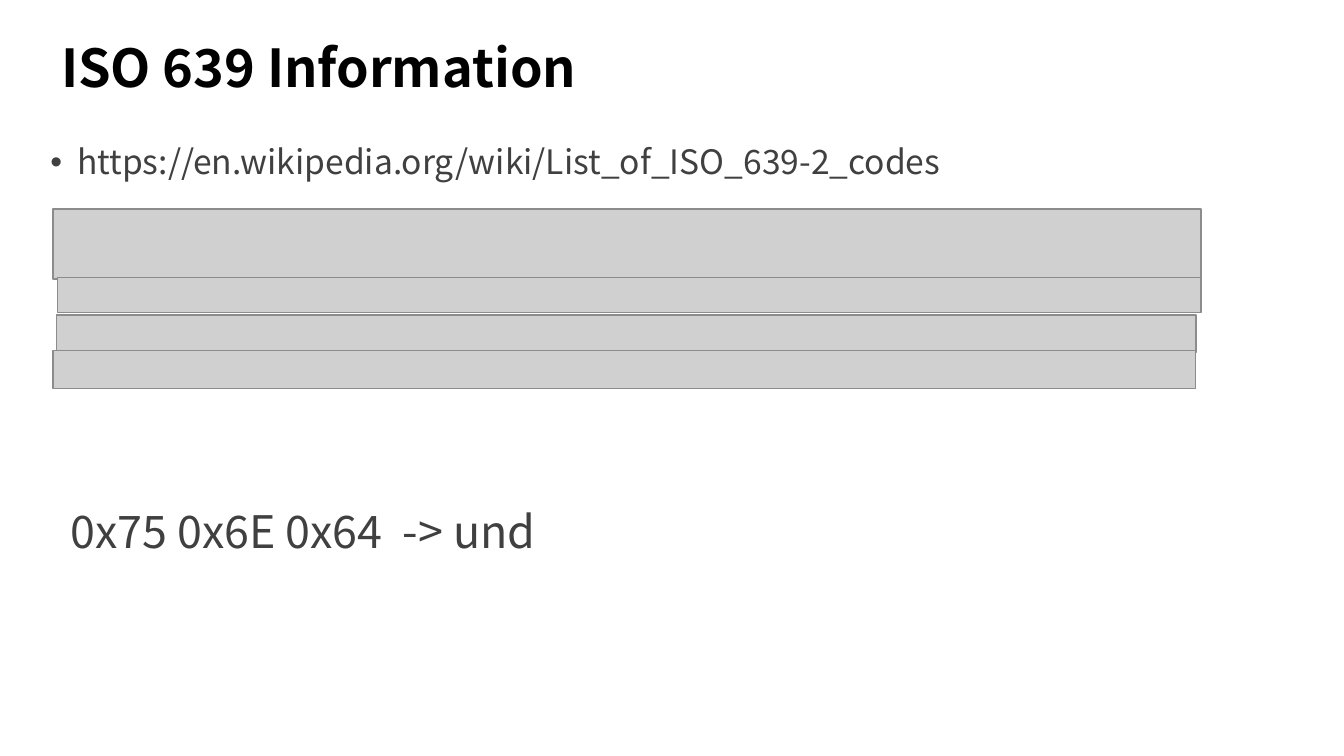
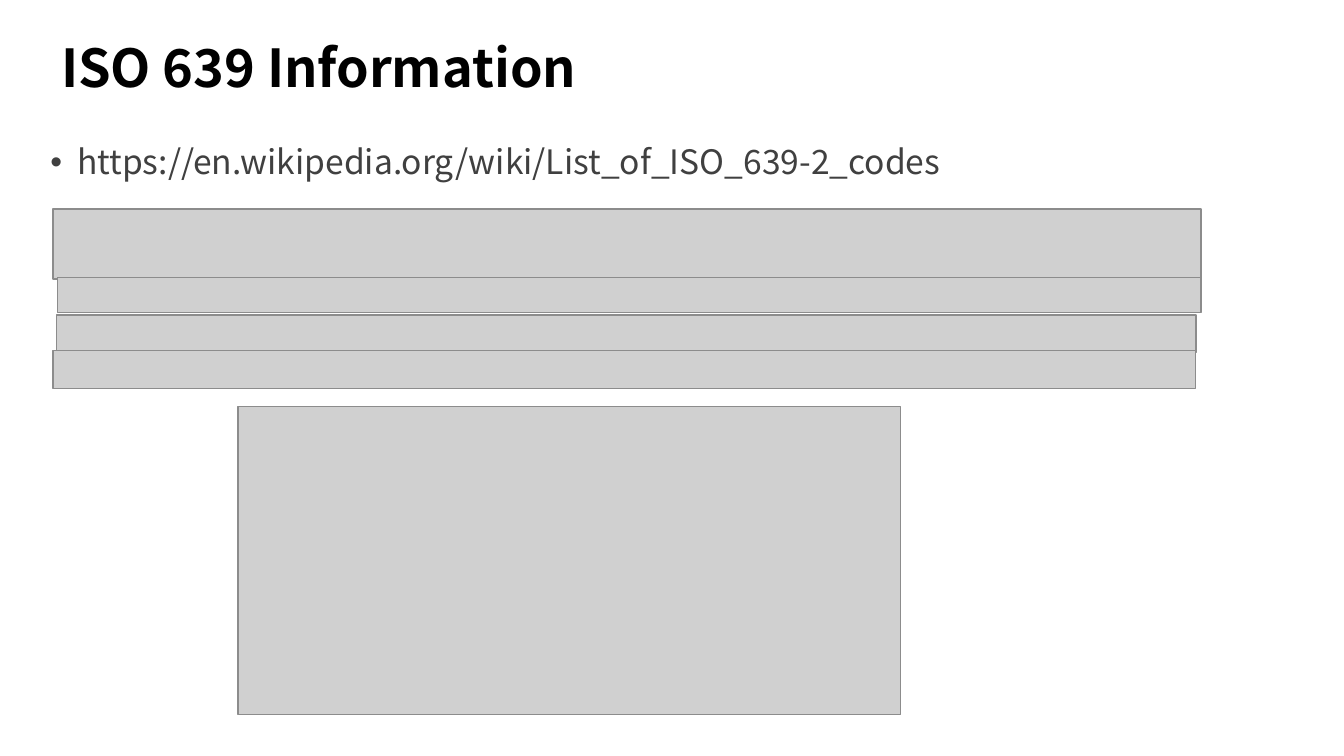
Before and after one commit to byrgyj/Document, a slide deck: slide 12 of ISO_IEC_Document/mpegts/Mpegts 协议简介.pptx. Drawn at 1344x756 pixels with LibreOffice and Linux fonts; fonts in the diff are those of the drawing; grey boxes stand for pictures; background and template pictures are left out. Boxes give left, top, right and bottom in pixels: in the first picture for what was removed or moved away, otherwise in the second. Text is boxed around its words. In the diff, an @@ line names an element or a change of style, - is before the commit and + after.

Commit message:
ppt

```diff
--- a/ISO_IEC_Document/mpegts/Mpegts 协议简介.pptx
+++ b/ISO_IEC_Document/mpegts/Mpegts 协议简介.pptx
@@ picture added at bbox=[238, 407, 900, 715] @@
@@ text at bbox=[70, 512, 535, 549]: paragraph removed @@
-0x75 0x6E 0x64 -> und
```
Also in this commit, not shown: 1 other slide changed, 2 slides added.
